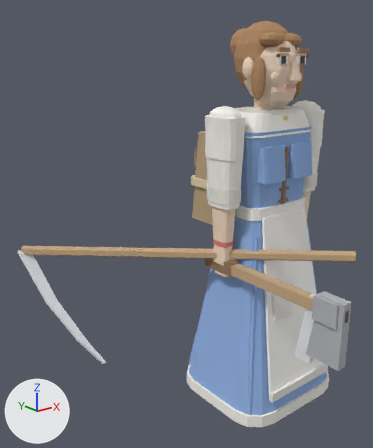
A saved change to the OBJ model src/models/villager_female.obj.
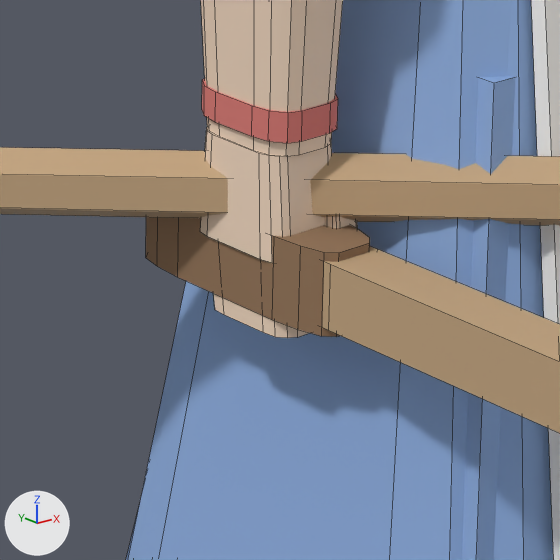
Each version appears first whole from a 50 mm lens placed at (-1.647, -1.513, 1.562), pointed at (-0.306, 0.163, 0.892), and next in a close-up on the part from 49% to 71% of the width and 51% to 69% of the height. The lights are fixed; the arrows at lower left show +X, +Y and +Z. The last two pictures show the newer version. The close-ups show mesh edges as thin lines. Where no turn or scale is listed for an object, it has been applied to the vertices.

Script lines for the objects in view, before the commit:
```python
me_apron = bpy.data.meshes.new('Apron')
me_apron.from_pydata([(-0.19, -0.257, 0.18), (-0.19, -0.27, 0.18), (0.19, -0.27, 0.18), (0.19, -0.257, 0.18), (-0.13, -0.112, 0.95), (-0.13, -0.124, 0.95), (0.13, -0.124, 0.95), (0.13, -0.112, 0.95)], [], [(3, 2, 1, 0), (4, 5, 6, 7), (0, 1, 5, 4), (1, 2, 6, 5), (2, 3, 7, 6), (3, 0, 4, 7)])
me_apron.materials.append(mat_apron)  # white #faf9f6
me_arm_r_lower = bpy.data.meshes.new('Arm.R.Lower')
me_arm_r_lower.from_pydata(...)  # 32 vertices, 18 faces; spans x -0.277..-0.207, y -0.052..0.052, z 0.82..1.03
me_arm_r_lower.materials.append(mat_skin)  # beige #f3dac2
me_arm_r_lower_bracelet = bpy.data.meshes.new('Arm.R.Lower.Bracelet')
me_arm_r_lower_bracelet.from_pydata(...)  # 32 vertices, 18 faces; spans x -0.27..-0.21, y -0.043..0.043, z 0.83..0.85
me_arm_r_lower_bracelet.materials.append(mat_band)  # pink #da7c76
ob_apron = bpy.data.objects.new('Apron', me_apron)
ob_apron.location = (0.0, 0.0, 0.0)
ob_arm_r_lower = bpy.data.objects.new('Arm.R.Lower', me_arm_r_lower)
ob_arm_r_lower.location = (0.0, 0.0, 0.0)
ob_arm_r_lower_bracelet = bpy.data.objects.new('Arm.R.Lower.Bracelet', me_arm_r_lower_bracelet)
ob_arm_r_lower_bracelet.location = (0.0, 0.0, 0.0)
# also in view: 'Skirt' at (0.0, -0.01, 0.535); 'Arm.R.Lower.Tool.Grip' at (-0.24, 0.01, 0.74); 'Skirt.Fold' at (-0.202, -0.162, 0.485); 'Arm.R.Lower.Tool.Handle' at (-0.24, -0.26, 0.74); 'Arm.R.Lower.Hand' at (-0.24, 0.0, 0.785)
```
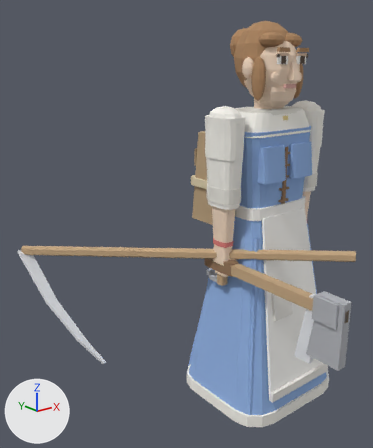
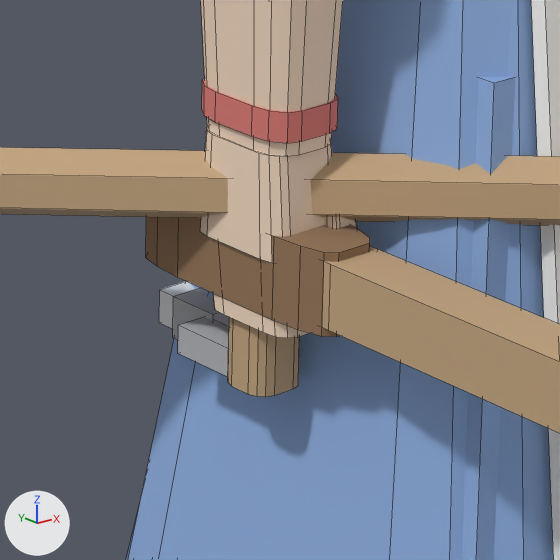
The edits, one by one:
Mesh me_knife_tang is new.
It is a box spanning x -0.252..-0.228, y 0.02..0.07, z 0.65..0.67.
It uses material mat_iron (grey #b3b5ba).
Mesh me_knife_handle is new.
It has 32 vertices, 18 faces and spans x -0.26..-0.22, y -0.02..0.02, z 0.65..0.79.
It uses material mat_wood (beige #c4a681).
Mesh me_knife_edge is new.
It is a box spanning x -0.225..0.225, y 0.1..0.12, z 0.648..0.672.
It uses material mat_steel (white #e5e7eb).
Mesh me_knife_blade is new.
It is a box spanning x -0.23..0.23, y 0.06..0.1, z 0.645..0.675.
It uses material mat_iron (grey #b3b5ba).
Object 'Knife.Tang' (ob_knife_tang) is new; it shows me_knife_tang.
Its location is (0.0, 0.0, 0.0).
Object 'Knife.Handle' (ob_knife_handle) is new; it shows me_knife_handle.
Its location is (0.0, 0.0, 0.0).
Object 'Knife.Edge' (ob_knife_edge) is new; it shows me_knife_edge.
Its location is (0.0, 0.0, 0.0).
Object 'Knife.Blade' (ob_knife_blade) is new; it shows me_knife_blade.
Its location is (0.0, 0.0, 0.0).

What differs and where, as boxes [x1, y1, x2, y2] in the close-ups (560 x 560 px):
'Knife.Handle', added (beige)
    after: [228, 317, 300, 397]
'Knife.Tang', added
    after: [178, 317, 229, 377]
'Knife.Blade', added
    after: [173, 288, 229, 340]
'Knife.Edge', added
    after: [159, 281, 195, 329]
